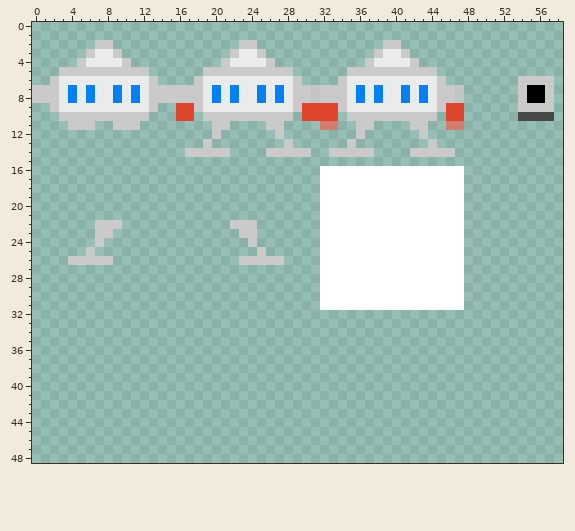
Two versions of one pixel-art sprite, Abandoned Mine/Assets/Sprite/01-ship.png. The first picture shows the starting point.
The file is 64x64 pixels. Pixels under 10% opacity are left out. Colours within 5 levels of each other are drawn and written as one. Shown: x 0..58, y 0..48.
The same view after the edit:
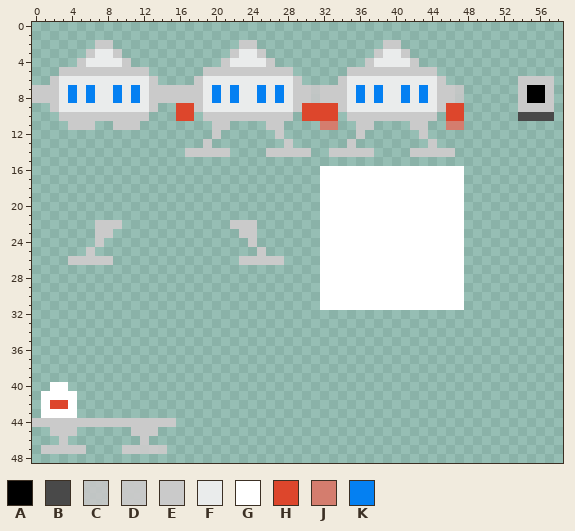
Palette (. is transparent): A #000000  B #494949  C #c7c7c7e3  D #cacacaf3  E #cacaca  F #eaecec  G #ffffff  H #dd462c  J #d47d6e  K #0480f2
The exact change:
y 40: x 2..3 .. -> GG
y 41: x 1..4 .... -> GGGG
y 42: x 1..4 .... -> GHHG
y 43: x 1..4 .... -> GGGG
y 44: x 0..15 ................ -> EEEEEEEEEEEEEEEE
y 45: x 2..4 ... -> EEE; x 11..13 ... -> EEE
y 46: x 3 . -> E; x 12 . -> E
y 47: x 1..5 ..... -> EEEEE; x 10..14 ..... -> EEDED
Boxes around the changes in both pictures, in picture pixels (x1, y1, x2, y2):
added: (32, 382, 176, 454)
